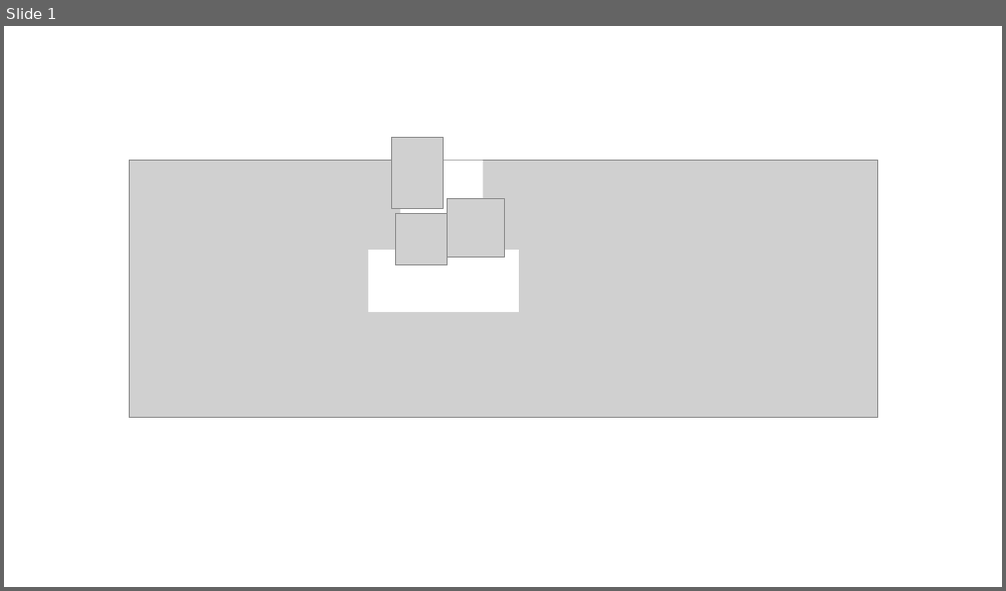
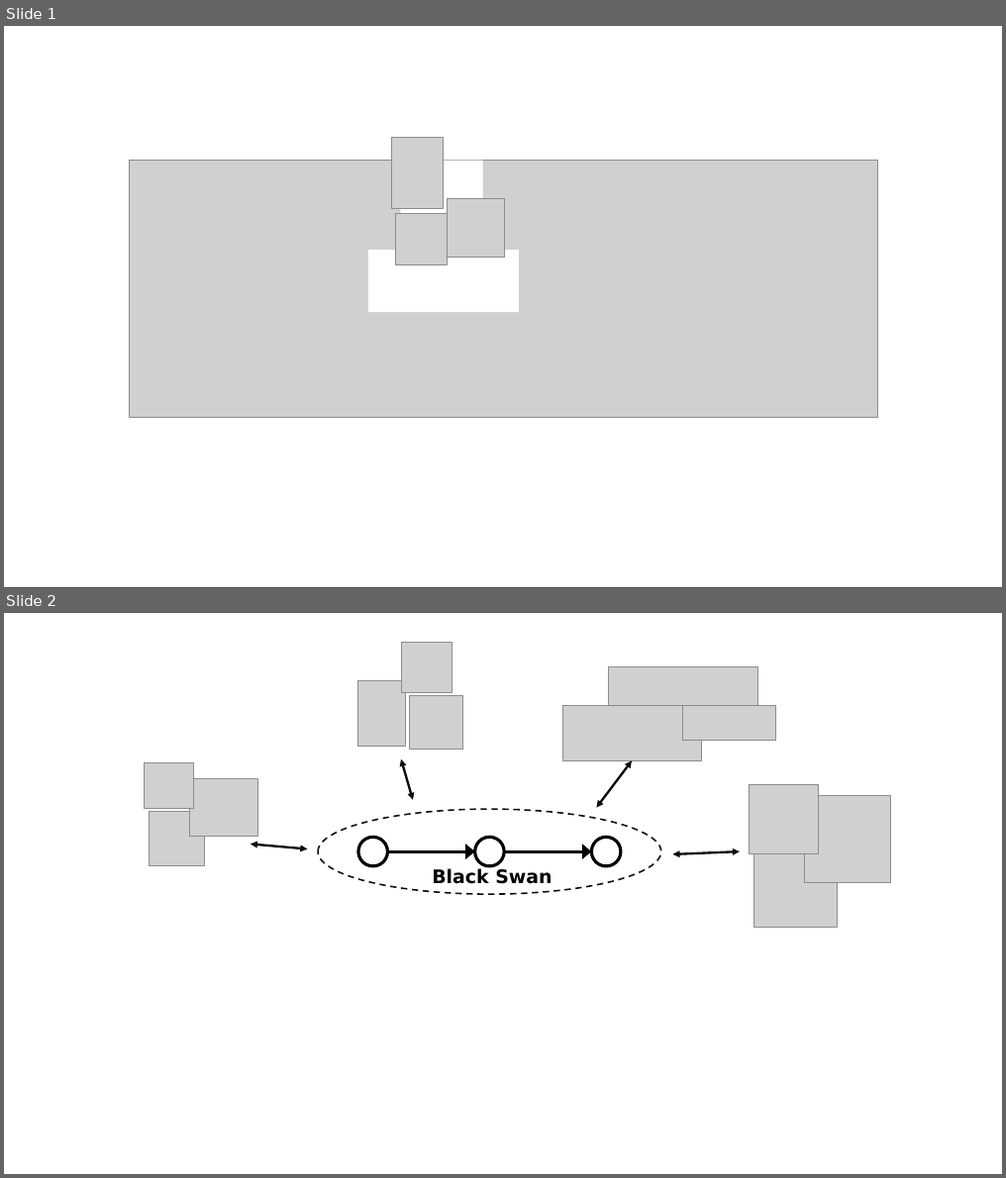
Before and after one commit to ivotron/blackswan-position-popper, a slide deck: paper/figures/diagrams.pptx. Shown one above the other, each under a label of ours: slide 1 before the commit, slides 1 and 2 after it. The pictures are 1006x591 and 1006x1178 pixels, drawn with LibreOffice and Linux fonts; fonts in the diff are those of the drawing; grey boxes stand for pictures. Boxes give left, top, right and bottom in pixels: in the first picture for what was removed or moved away, otherwise in the second. Text is boxed around its words. In the diff, an @@ line names an element or a change of style, - is before the commit and + after.

```diff
--- a/paper/figures/diagrams.pptx
+++ b/paper/figures/diagrams.pptx
@@ slide 2 added at (4,613,1002,1174), background #FFFFFF @@
@@ picture added at (401,642,450,692) @@
@@ picture added at (608,666,757,705) @@
@@ picture added at (357,680,405,747) @@
@@ picture added at (410,695,463,750) @@
@@ picture added at (562,706,701,761) @@
@@ picture added at (683,705,776,741) @@
@@ double arrow added from (401, 760) to (413, 800), #0D0D0D 2.25 pt @@
@@ picture added at (144,762,193,808) @@
@@ picture added at (189,779,257,836) @@
@@ double arrow added from (597, 808) to (632, 761), #0D0D0D 2.25 pt @@
@@ picture added at (748,784,819,854) @@
@@ picture added at (150,812,204,866) @@
@@ ellipse added at (318,809,661,894), outline #0D0D0D 1.5 pt dashed @@
@@ picture added at (804,796,891,882) @@
@@ double arrow added from (251, 845) to (307, 850), #0D0D0D 2.25 pt @@
@@ picture added at (754,845,838,928) @@
@@ text added at (432,867,551,884), 18 pt, text #000000, bold @@
+Black Swan
@@ group added at (358,837,621,866): 3 ellipses, 2 arrows @@
@@ double arrow added from (673, 855) to (740, 852), #0D0D0D 2.25 pt @@
```
Also in this commit, not shown: 1 other slide added, 5 other files.
